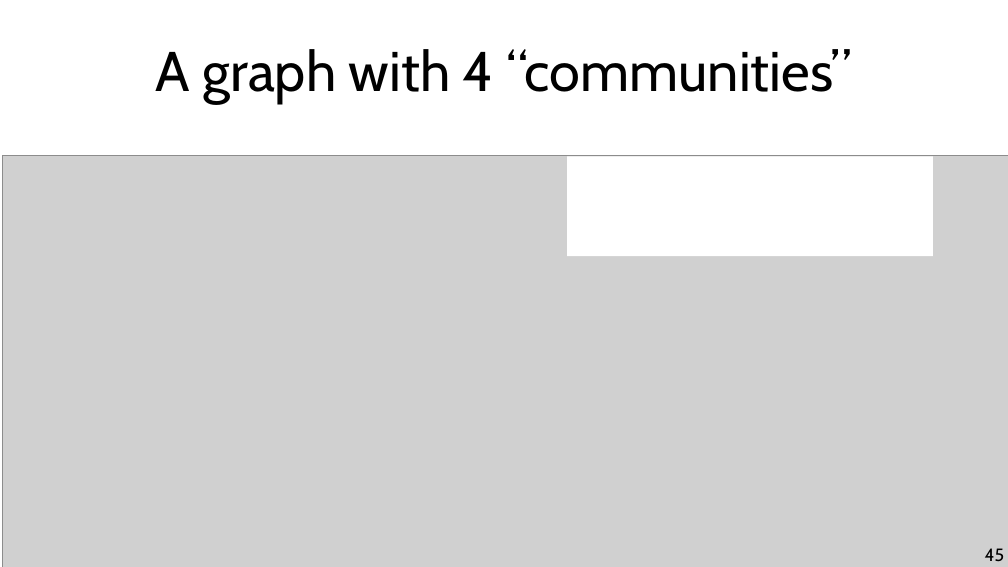
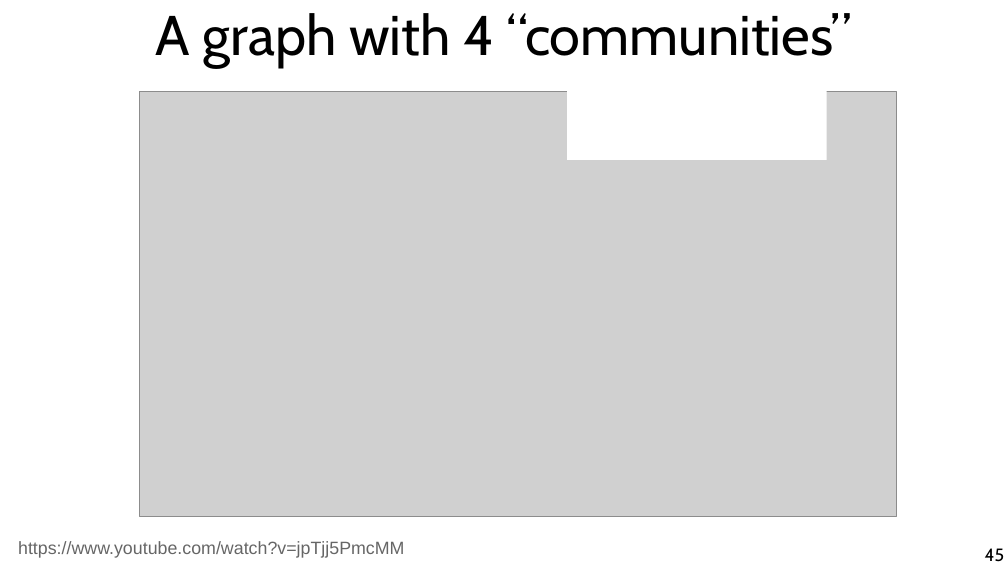
Before and after one commit to chatox/networks-science-course, a slide deck: slide 45 of theory/tt15_spectral_clustering.odp. Drawn at 1008x567 pixels with LibreOffice and Linux fonts; fonts in the diff are those of the drawing; grey boxes stand for pictures. Boxes give left, top, right and bottom in pixels: in the first picture for what was removed or moved away, otherwise in the second. Text is boxed around its words. In the diff, an @@ line names an element or a change of style, - is before the commit and + after.

```diff
--- a/theory/tt15_spectral_clustering.odp
+++ b/theory/tt15_spectral_clustering.odp
@@ title "A graph with 4 “communities”": place and size @@
-title "A graph with 4 “communities”" at box(156, 49, 852, 103)
+title "A graph with 4 “communities”" at box(156, 13, 852, 68)
@@ rectangle: place and size @@
-rectangle at box(567, 156, 933, 256)
+rectangle at box(567, 86, 827, 160)
@@ picture: place and size @@
-picture at box(2, 155, 1008, 567)
+picture at box(139, 91, 896, 517)
@@ text added at box(18, 541, 404, 558), 14 pt, text #666666 @@
+https://www.youtube.com/watch?v=jpTjj5PmcMM
```
Also in this commit, not shown: 32 other slides changed, 3 slides added, 4 slides removed, 1 other file.
